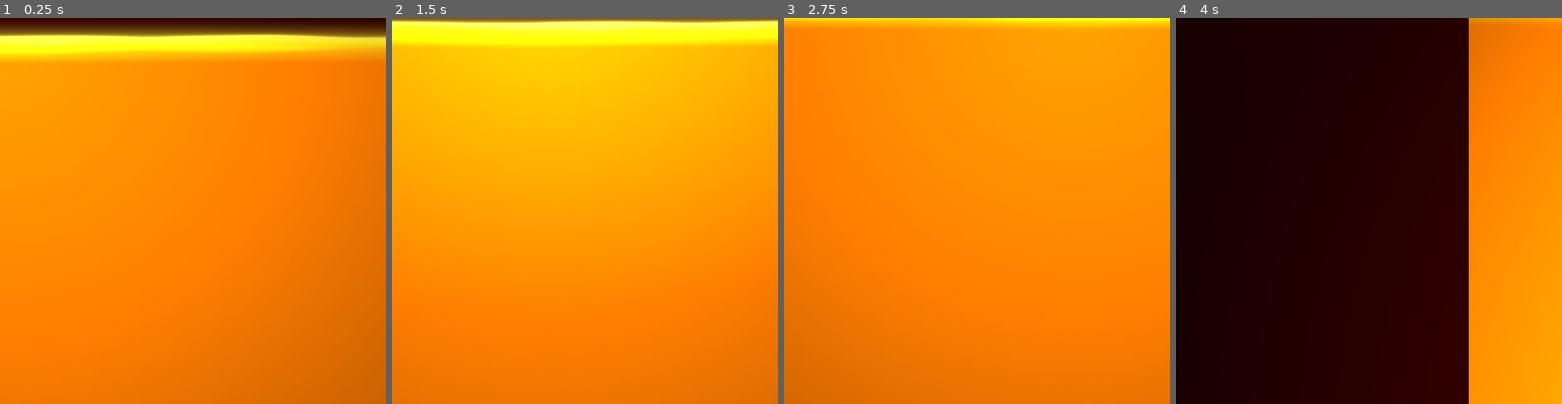
Above: before the commit, frames 1-4 (left to right).
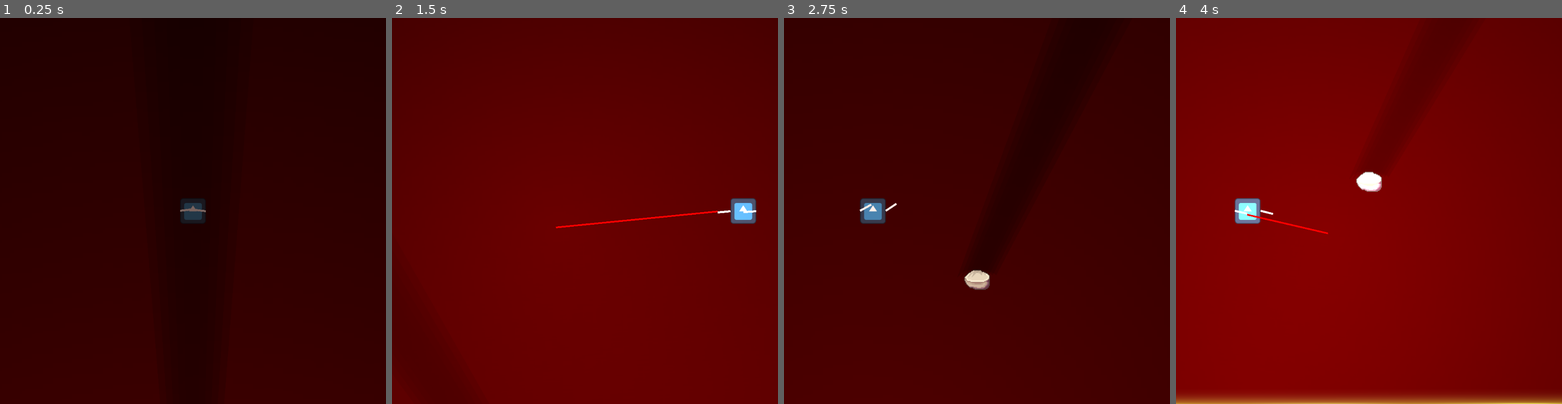
Above: after the commit, the same moments.

Repository: Z3BINI/mini_jam_june
Game: Godot game, scene res://scenes/world/testing_grounds.tscn
Same seed, same stepped clock (60 frames per second), same inputs: the game is played once before the commit and once after it. The engine's default icon, where the game draws it, is replaced by a stand-in: a white triangle on a blue panel in a dark square.
Inputs (mouse positions are in pixels of both pictures, inside the frame that each line leads up to):
- Up to frame 1 (0.25 s): no input
- Up to frame 2 (1.5 s): move the mouse to (669, 191) at 0.52 s; hold D (move_right) 0.53-1.28 s; hold Space (boost) 0.53-1.28 s; move the mouse to (507, 230) at 1.27 s; hold A (move_left) from 1.28 s (still down); click (507, 230) at 1.35 s
- Up to frame 3 (2.75 s): move the mouse to (1015, 126) at 2.02 s; release A (move_left) at 2.03 s; hold D (move_right) from 2.03 s (still down); hold Right mouse button (shoot_grapple_right) from 2.03 s (still down)
- Up to frame 4 (4 s): move the mouse to (1349, 288) at 2.77 s; release Right mouse button (shoot_grapple_right) at 2.78 s; tap Space (boost) at 2.85 s; move the mouse to (1484, 268) at 3.52 s; release D (move_right) at 3.53 s; press the mouse at (1484, 268) at 3.53 s; hold A (move_left) from 3.53 s (still down)

The runs differ from the first frame. In frame 1, 99% of the frame differs, in the area x 0-100%, y 0-100%; in frame 2, 100%; in frame 3, 100%; in frame 4, 100%.

Commit message:
Testing endless generation

Diff:
--- a/scenes/world/testing_grounds.tscn
+++ b/scenes/world/testing_grounds.tscn
@@ -1,29 +1,56 @@
-[gd_scene load_steps=4 format=3 uid="uid://y2c83o11ef3t"]
+[gd_scene load_steps=9 format=3 uid="uid://y2c83o11ef3t"]
 
+[ext_resource type="PackedScene" uid="uid://brvps4skk1rlq" path="res://scenes/objects/background.tscn" id="1_ar7hs"]
+[ext_resource type="Script" path="res://scripts/level/level.gd" id="1_yjqnx"]
 [ext_resource type="PackedScene" uid="uid://c70fmn0cl4qur" path="res://scenes/entities/player.tscn" id="2_0gv5v"]
 [ext_resource type="PackedScene" uid="uid://chpbx5nn0gyqx" path="res://scenes/objects/lava.tscn" id="3_n7ekt"]
 [ext_resource type="PackedScene" uid="uid://biyda8lrfeidy" path="res://scenes/objects/grapple_surface.tscn" id="3_tbmlx"]
+[ext_resource type="PackedScene" uid="uid://d4jp7mctla63m" path="res://scenes/objects/surface_spawn.tscn" id="6_rp7rj"]
+
+[sub_resource type="PhysicsMaterial" id="PhysicsMaterial_cy2a0"]
+friction = 0.0
+
+[sub_resource type="RectangleShape2D" id="RectangleShape2D_d6o6q"]
+size = Vector2(57, 1213)
 
 [node name="TestingGrounds" type="Node2D"]
+script = ExtResource("1_yjqnx")
 
 [node name="CanvasModulate" type="CanvasModulate" parent="."]
 color = Color(0.105646, 0.0195396, 0, 1)
 
-[node name="BackgroundColorTMP" type="ColorRect" parent="."]
-offset_left = -3727.0
-offset_top = -3373.0
-offset_right = -1807.0
-offset_bottom = -2293.0
-scale = Vector2(3.6, 7.8)
-color = Color(0.166464, 1.51913e-07, 3.00817e-09, 1)
+[node name="Background" parent="." instance=ExtResource("1_ar7hs")]
 
 [node name="Player" parent="." instance=ExtResource("2_0gv5v")]
 position = Vector2(0, -1484)
 
-[node name="Platforms" type="Node" parent="."]
+[node name="Platforms" type="Node" parent="." groups=["platforms"]]
 
 [node name="StaticBody2D" parent="Platforms" instance=ExtResource("3_tbmlx")]
-position = Vector2(0, -724)
+position = Vector2(0, -584)
+
+[node name="SurfaceSpawn" parent="Platforms" instance=ExtResource("6_rp7rj")]
+position = Vector2(0, -2924)
 
 [node name="Lava" parent="." instance=ExtResource("3_n7ekt")]
 position = Vector2(3, 48)
+
+[node name="Camera2D" type="Camera2D" parent="."]
+
+[node name="StaticBody2D" type="StaticBody2D" parent="Camera2D"]
+position = Vector2(-480, 0)
+collision_layer = 2
+physics_material_override = SubResource("PhysicsMaterial_cy2a0")
+
+[node name="CollisionShape2D" type="CollisionShape2D" parent="Camera2D/StaticBody2D"]
+position = Vector2(-0.5, -28.5)
+shape = SubResource("RectangleShape2D_d6o6q")
+
+[node name="StaticBody2D2" type="StaticBody2D" parent="Camera2D"]
+position = Vector2(480, 0)
+collision_layer = 2
+physics_material_override = SubResource("PhysicsMaterial_cy2a0")
+
+[node name="CollisionShape2D" type="CollisionShape2D" parent="Camera2D/StaticBody2D2"]
+position = Vector2(-0.5, -28.5)
+shape = SubResource("RectangleShape2D_d6o6q")
